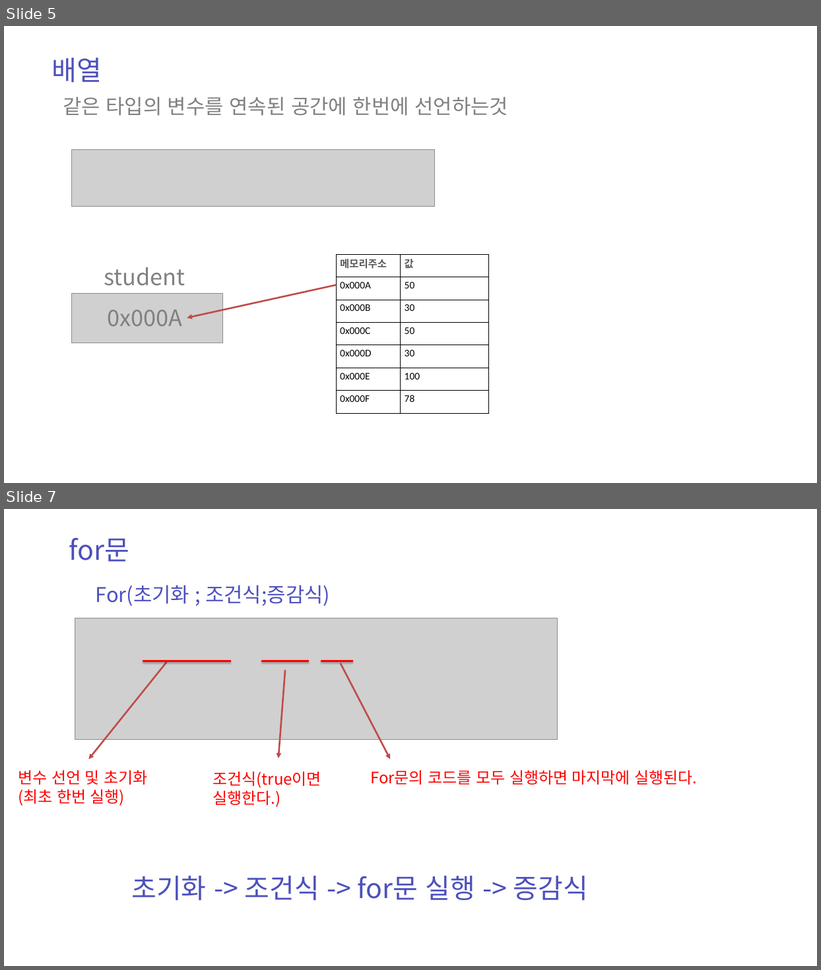
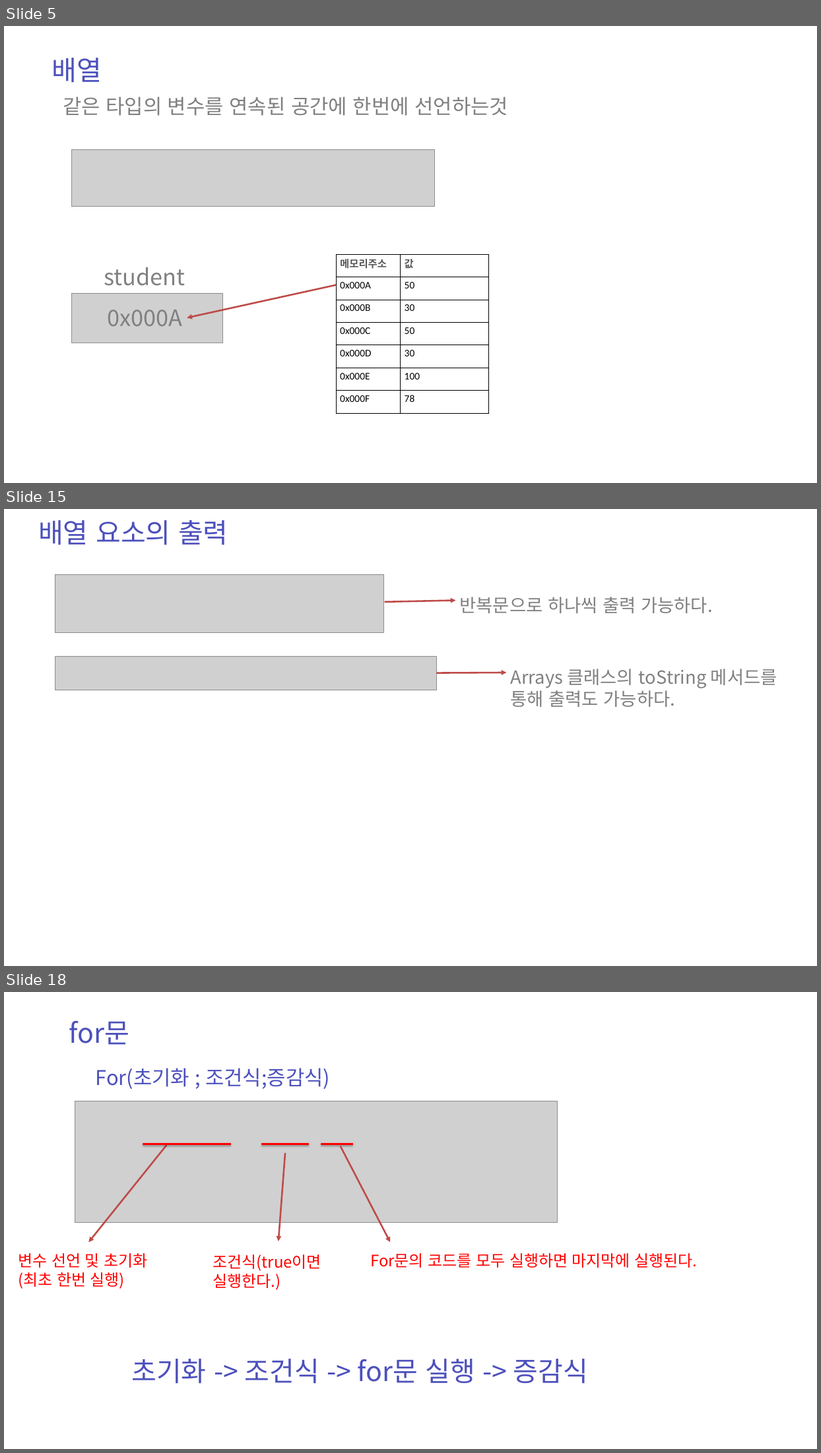
Before and after one commit to zest132/JavaLecture, a slide deck: JavaLecture/LectureFile/java 5강.pptx. Shown one above the other, each under a label of ours: slides 5 and 7 before the commit, slides 5, 15 and 18 after it; the slides between them are not shown. The pictures are 821x970 and 821x1453 pixels, drawn with LibreOffice and Linux fonts; fonts in the diff are those of the drawing; grey boxes stand for pictures. Boxes give left, top, right and bottom in pixels: in the first picture for what was removed or moved away, otherwise in the second. Text is boxed around its words. In the diff, an @@ line names an element or a change of style, - is before the commit and + after.

```diff
--- a/JavaLecture/LectureFile/java 5강.pptx
+++ b/JavaLecture/LectureFile/java 5강.pptx
@@ slide 15 added at (x1=4, y1=509, x2=817, y2=966), background #FFFFFF @@
@@ text added at (x1=38, y1=520, x2=228, y2=545), 48 pt, text #4C50BC @@
+배열 요소의 출력
@@ picture added at (x1=55, y1=574, x2=384, y2=632) @@
@@ arrow added from (385, 602) to (455, 601), #BF4C48 3 pt @@
@@ text added at (x1=460, y1=597, x2=713, y2=613), 32 pt, text #808080 @@
+반복문으로 하나씩 출력 가능하다.
@@ picture added at (x1=55, y1=656, x2=436, y2=690) @@
@@ arrow added from (436, 673) to (506, 673), #BF4C48 3 pt @@
@@ text added at (x1=510, y1=669, x2=778, y2=707), 32 pt, text #808080 @@
+Arrays 클래스의 toString 메서드를 통해 출력도 가능하다.
@@ what was slide 7 is now slide 18 @@
```
Also in this commit, not shown: 1 slide changed, 10 other slides added, 1 other file.
